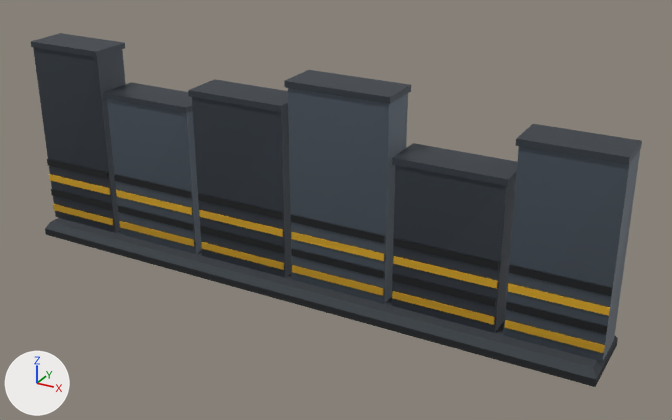
The glTF model public/assets/terrain/outpost-blast-wall.glb: old version first, new version second.
The view is the same before and after, from a 50 mm lens placed at (7.02, -11.51, 7.22), pointed at (0.61, 0.15, 1.38). Every picture has the same lights, and +X, +Y and +Z are marked at lower left. The first picture is the older version. Vertices at exactly the same position are counted once.
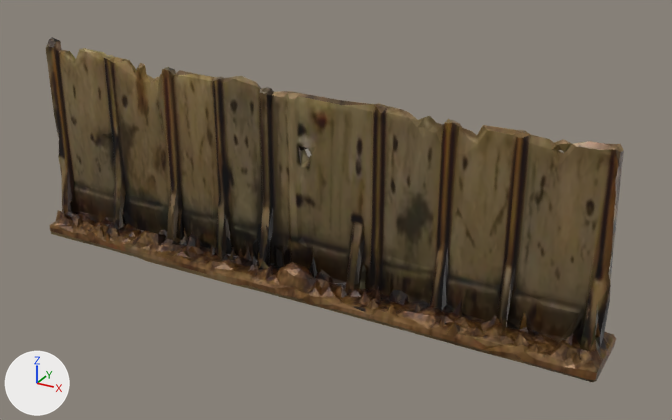
Changed parts and their boxes (x1, y1, x2, y2) in the pictures (672 x 420 px):
'Mesh_0', reshaped, moved, rescaled
    before: (31, 33, 642, 387)
    after: (46, 37, 624, 382)
part 1 of me_mesh_0, deleted
    before: (31, 33, 642, 362)
part 2 of me_mesh_0, cut back
    before: (192, 88, 408, 304)
    after: (46, 37, 624, 382)
part 3 of me_mesh_0, deleted
    before: (45, 218, 618, 387)

What the commit changed:
Picture 'Image_0' (img_image_0) is new.
Material 'Material_0' (mat_material_0) is new.
Its texture is img_image_0.
Its metallic is 0.3.
Its roughness is 0.45.
me_mesh_0 is used by ob_mesh_0; location (0.0, 0.0, 0.0).
me_mesh_0 had 304 vertices, 456 faces and spanned x -5.0..5.0, y -0.6..0.6, z 0.0..3.5.
me_mesh_0 no longer uses material mat_main.
me_mesh_0 no longer uses material mat_metal.
me_mesh_0 no longer uses material mat_hazard.
me_mesh_0 now has 2862 vertices, 6000 faces and spans x -1.0..1.0, y -0.12..0.12, z -0.35..0.35.
me_mesh_0 part 1: 34 loose pieces with 272 vertices, spanning x -5.0..5.0, y -0.35..0.35, z 0.24..3.5, are deleted.
me_mesh_0 part 2: 16 vertices removed from x -1.7..1.7, y -0.31..0.31, z 0.24..3.4; 2862 vertices added at x -1.0..1.0, y -0.12..0.12, z -0.35..0.35.
me_mesh_0 part 3: 16 vertices removed from x -5.0..5.0, y -0.6..0.6, z 0.0..0.24.
me_mesh_0 gains material mat_material_0 (picture img_image_0).
Object 'Mesh_0' (ob_mesh_0) moves from (0.0, 0.0, 0.0) to (0.0, 0.0, 1.75).
Object 'Mesh_0' (ob_mesh_0) is rescaled from (1.0, 1.0, 1.0) to (5.0, 5.0, 5.0).
